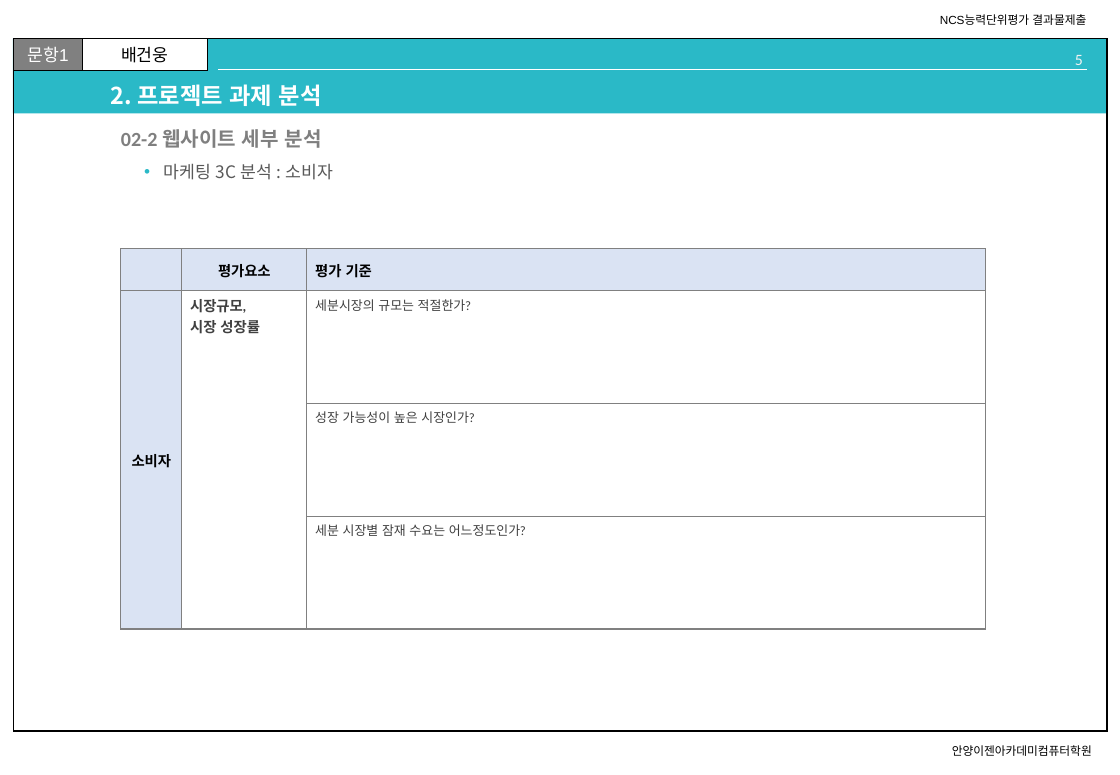
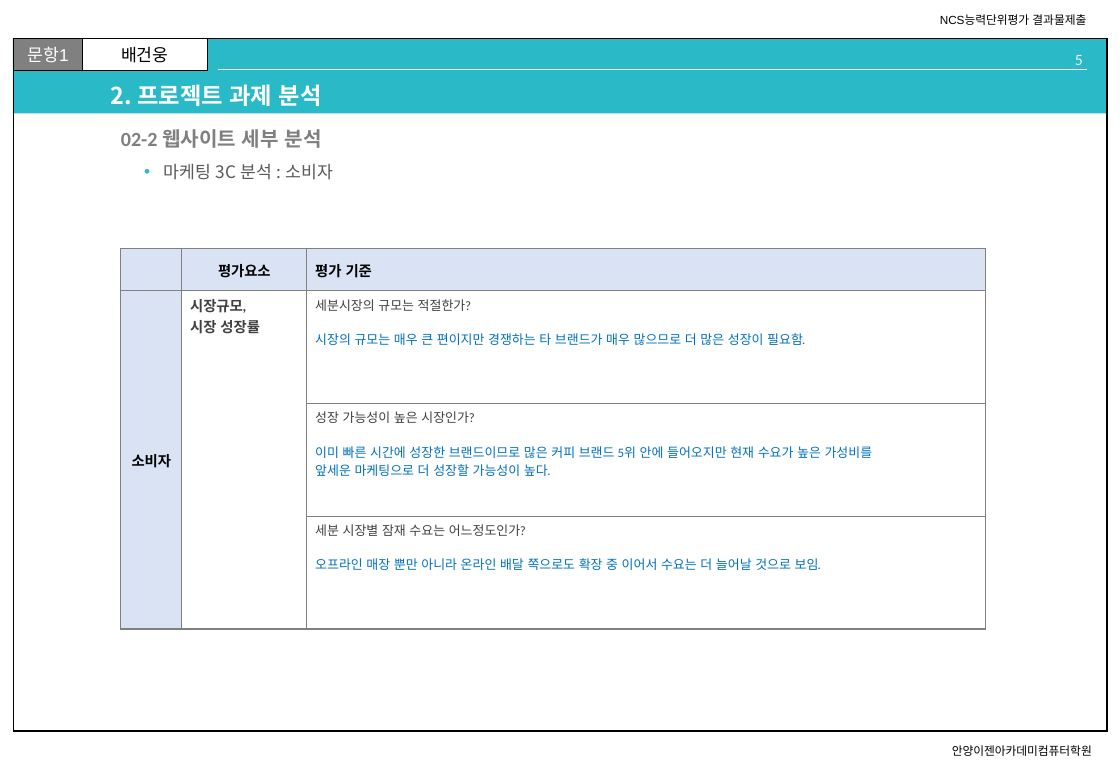
Before and after one commit to 100won-yes/100won_yes, a slide deck: slide 5 of d_homework/n_01_UIUX요구분석_제출양식.pptx. Drawn at 1120x775 pixels with LibreOffice and Linux fonts; fonts in the diff are those of the drawing. Boxes give left, top, right and bottom in pixels: in the first picture for what was removed or moved away, otherwise in the second. Text is boxed around its words. In the diff, an @@ line names an element or a change of style, - is before the commit and + after.

```diff
--- a/d_homework/n_01_UIUX요구분석_제출양식.pptx
+++ b/d_homework/n_01_UIUX요구분석_제출양식.pptx
@@ table at [121,249,987,630] @@
-row 2, column 3: 세분시장의 규모는 적절한가?
+row 2, column 3: 세분시장의 규모는 적절한가? / 시장의 규모는 매우 큰 편이지만 경쟁하는 타 브랜드가 매우 많으므로 더 많은 성장이 필요함.
-row 3, column 3: 성장 가능성이 높은 시장인가?
+row 3, column 3: 성장 가능성이 높은 시장인가? / 이미 빠른 시간에 성장한 브랜드이므로 많은 커피 브랜드 5위 안에 들어오지만 현재 수요가 높은 가성비를 / 앞세운 마케팅으로 더 성장할 가능성이 높다.
-row 4, column 3: 세분 시장별 잠재 수요는 어느정도인가?
+row 4, column 3: 세분 시장별 잠재 수요는 어느정도인가? / 오프라인 매장 뿐만 아니라 온라인 배달 쪽으로도 확장 중 이어서 수요는 더 늘어날 것으로 보임.
```
Also in this commit, not shown: 15 other slides changed, 4 other files.
